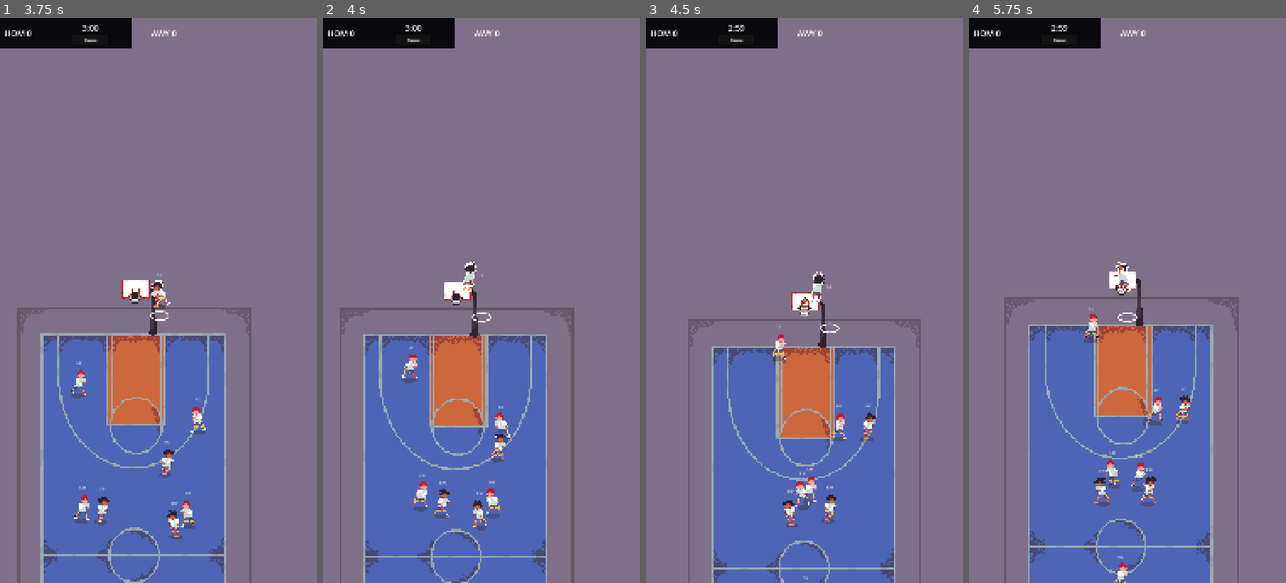
Above: before the commit, frames 1-4 (left to right).
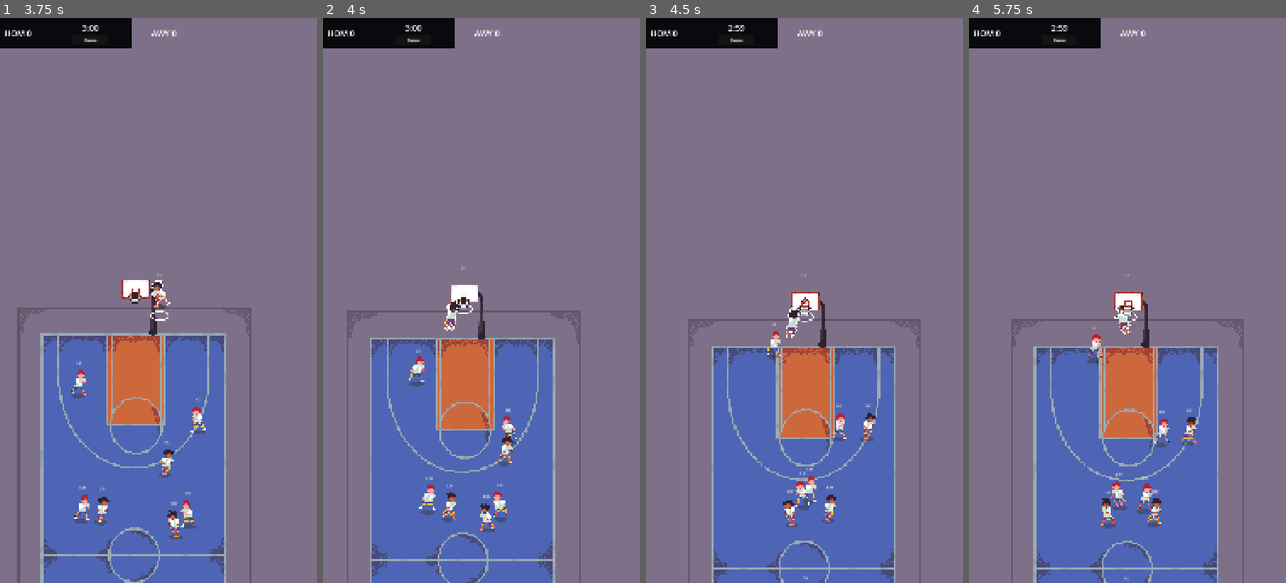
Above: after the commit, the same moments.

Repository: utah-cs3960-sp26/final-project-u1417748
Game: Godot game, scene res://tests/TestRunner.tscn
Two runs of this game, one before a commit and one after it. Both use one fixed random seed, a clock stepped at 60 frames per second and the inputs below. This scene is started directly instead of the project's main scene.
Inputs (mouse positions are in pixels of both pictures, inside the frame that each line leads up to):
- Up to frame 1 (3.75 s): tap Enter at 0.5 s; move the mouse to (228, 272) at 0.52 s; hold D (move_right) 0.53-1.25 s; click (228, 272) at 0.67 s; drag from (95, 328) to (142, 413) at 1.27 s; move the mouse to (190, 176) at 2.02 s; hold D (move_right) 2.03-2.75 s; drag from (142, 413) to (63, 215) at 2.77 s; move the mouse to (253, 385) at 3.52 s; hold A (move_left) from 3.53 s (still down)
- Up to frame 2 (4 s): keep holding A (move_left)
- Up to frame 3 (4.5 s): release A (move_left) at 4.25 s; drag from (709, 215) to (756, 159) at 4.27 s
- Up to frame 4 (5.75 s): move the mouse to (1143, 300) at 5.02 s; hold S (move_down) from 5.03 s (still down); click (1143, 300) at 5.17 s

Frame 1 is identical in both runs. In frame 2, 11% of the frame differs, in the area x 5-82%, y 43-100%; in frame 3, 0.6%; in frame 4, 12%, in the area x 11-87%, y 43-100%.

Commit message:
heights for dunk line up

Diff:
--- a/data/config/PlayerAnimationConfig.tres
+++ b/data/config/PlayerAnimationConfig.tres
@@ -22,6 +22,7 @@
 dunk_contact_frame_row_13 = 10
 dunk_contact_frame_row_15 = 11
 dunk_contact_frame_row_16 = 11
-dunk_contact_offset_row_13 = Vector2(0, -36)
-dunk_contact_offset_row_15 = Vector2(0, -44)
-dunk_contact_offset_row_16 = Vector2(0, -42)
+dunk_contact_anchor_offset = Vector2(0, 40)
+dunk_contact_offset_row_13 = Vector2(0, 111.2)
+dunk_contact_offset_row_15 = Vector2(0, 95.2)
+dunk_contact_offset_row_16 = Vector2(0, 113.2)
--- a/scripts/config/PlayerAnimationConfig.gd
+++ b/scripts/config/PlayerAnimationConfig.gd
@@ -19,6 +19,7 @@
 @export var dunk_contact_frame_row_13: int = 10
 @export var dunk_contact_frame_row_15: int = 11
 @export var dunk_contact_frame_row_16: int = 11
-@export var dunk_contact_offset_row_13: Vector2 = Vector2(0.0, -36.0)
-@export var dunk_contact_offset_row_15: Vector2 = Vector2(0.0, -44.0)
-@export var dunk_contact_offset_row_16: Vector2 = Vector2(0.0, -42.0)
+@export var dunk_contact_anchor_offset: Vector2 = Vector2(0.0, 40.0)
+@export var dunk_contact_offset_row_13: Vector2 = Vector2(0.0, 111.2)
+@export var dunk_contact_offset_row_15: Vector2 = Vector2(0.0, 95.2)
+@export var dunk_contact_offset_row_16: Vector2 = Vector2(0.0, 113.2)
--- a/scripts/game/GameCoordinator.gd
+++ b/scripts/game/GameCoordinator.gd
@@ -2336,6 +2336,9 @@
 	var use_dunk_contact_hold: bool = bool(pending_shot_release.get("use_dunk_contact_hold", false))
 	if use_dunk_contact_hold and shooter.is_dunk_contact_hold_active() and not bool(pending_shot_release.get("dunk_hold_started_logged", false)):
 		pending_shot_release["dunk_hold_started_logged"] = true
+		var anchor_offset: Vector2 = player_animation_config.dunk_contact_anchor_offset if player_animation_config != null else Vector2(0.0, 40.0)
+		shooter.world_position = court_config.hoop_position + anchor_offset
+		shooter.velocity = Vector2.ZERO
 		log_writer.log_match("Dunk contact hold started")
 		log_writer.log_event(
 			"dunk_contact_hold_start",
@@ -2345,6 +2348,7 @@
 				"contact_frame": shooter.get_debug_dunk_contact_frame(),
 				"hold_remaining": shooter.get_debug_dunk_contact_hold_remaining(),
 				"release_mode": pending_shot_release.get("action", {}).get("release_mode", ""),
+				"snapped_to": {"x": shooter.world_position.x, "y": shooter.world_position.y},
 			}
 		)
 	if not shooter.is_world_ball_release_ready():
